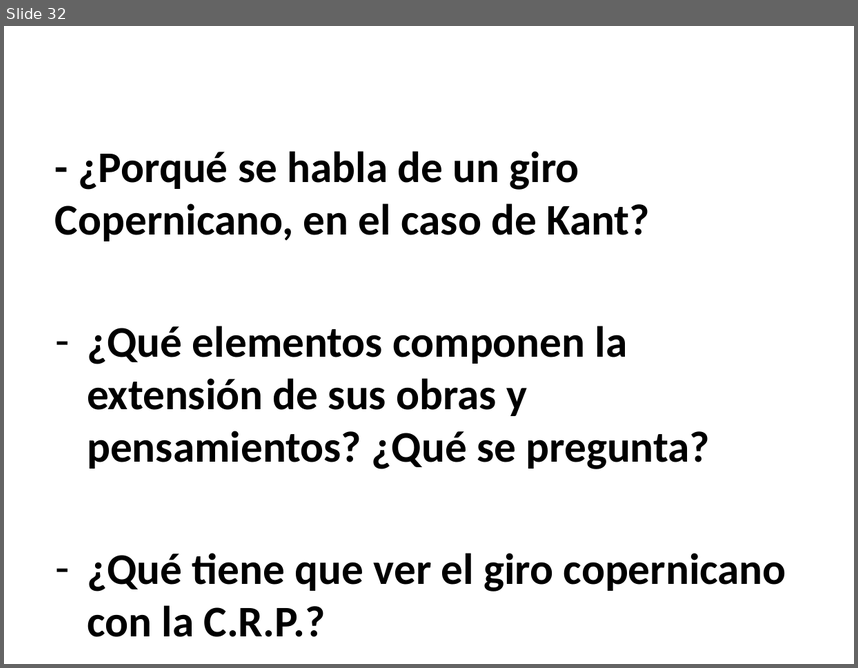
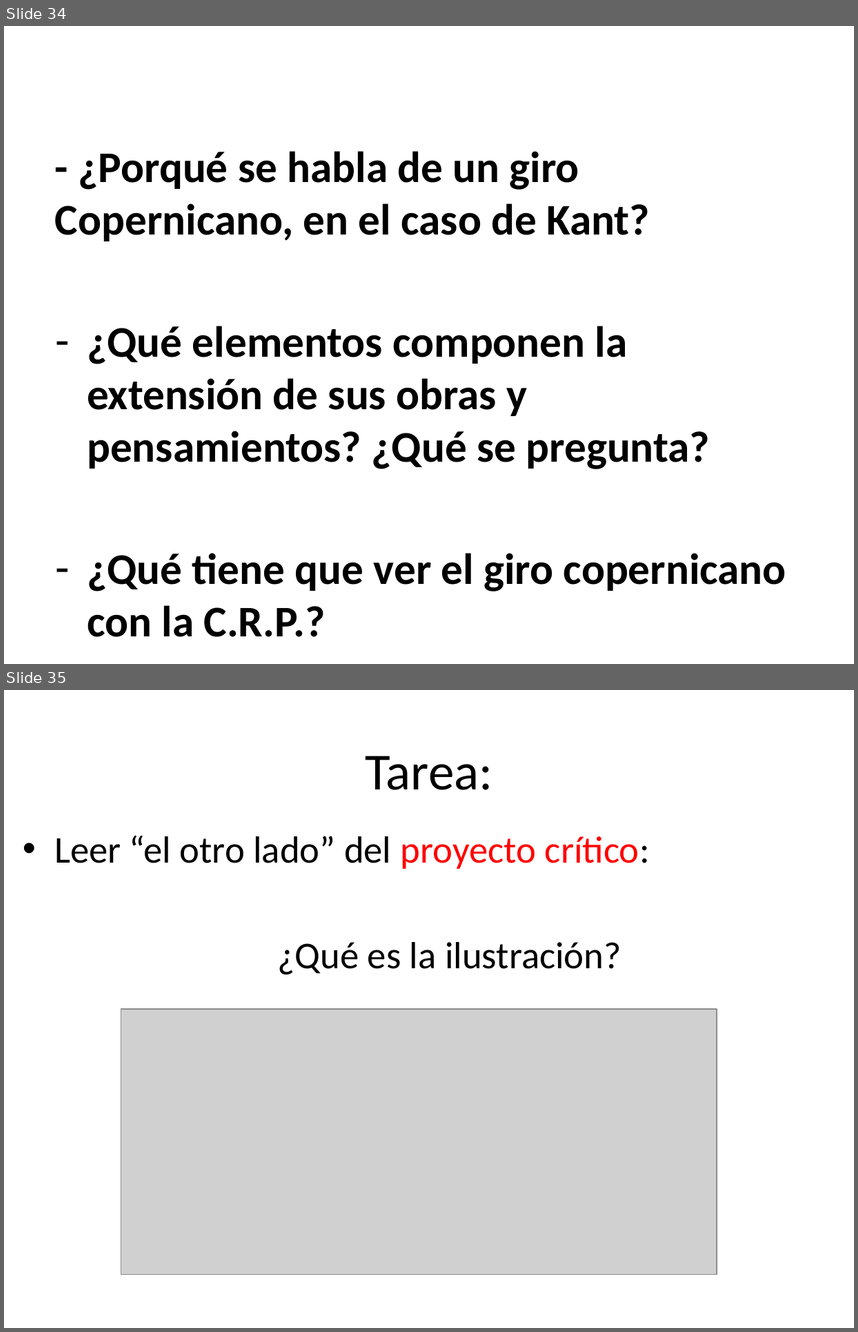
Before and after one commit to zaboltar/zaboltar.github.io, a slide deck: assets uarm/2023 1 UarmPCrit/Kant intro crp prefmc2.pptx. Shown one above the other, each under a label of ours: slide 32 before the commit, slides 34 and 35 after it. The pictures are 858x668 and 858x1332 pixels, drawn with LibreOffice and Linux fonts; fonts in the diff are those of the drawing; grey boxes stand for pictures. Boxes give left, top, right and bottom in pixels: in the first picture for what was removed or moved away, otherwise in the second. Text is boxed around its words. In the diff, an @@ line names an element or a change of style, - is before the commit and + after.

```diff
--- a/assets uarm/2023 1 UarmPCrit/Kant intro crp prefmc2.pptx
+++ b/assets uarm/2023 1 UarmPCrit/Kant intro crp prefmc2.pptx
@@ slide 35 added at [4, 690, 854, 1328], background #FFFFFF @@
@@ title added at [365, 756, 493, 790], 44 pt, text #000000 @@
+Tarea:
@@ text added at [54, 835, 650, 974], 32 pt, text #000000 @@
+• Leer “el otro lado” del proyecto crítico:
+¿Qué es la ilustración?
@@ picture added at [121, 1009, 717, 1274] @@
@@ what was slide 32 is now slide 34 @@
```
Also in this commit, not shown: 5 slides changed, 3 other slides added, 1 slide removed, 2 other files.
